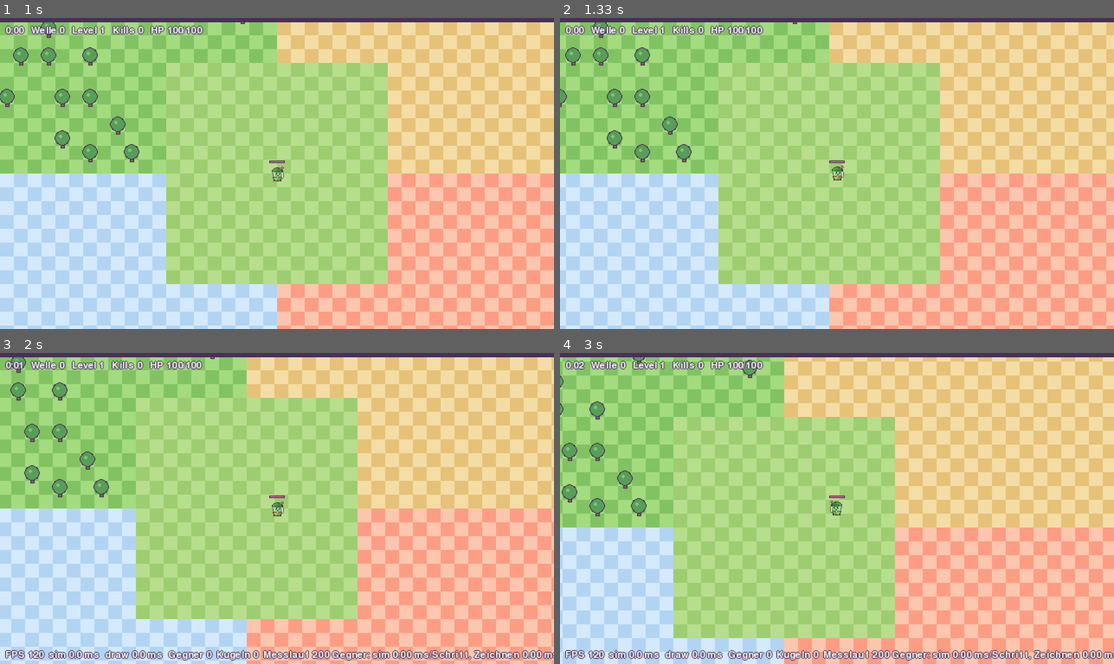
Above: before the commit, frames 1-4 (two rows, left to right).
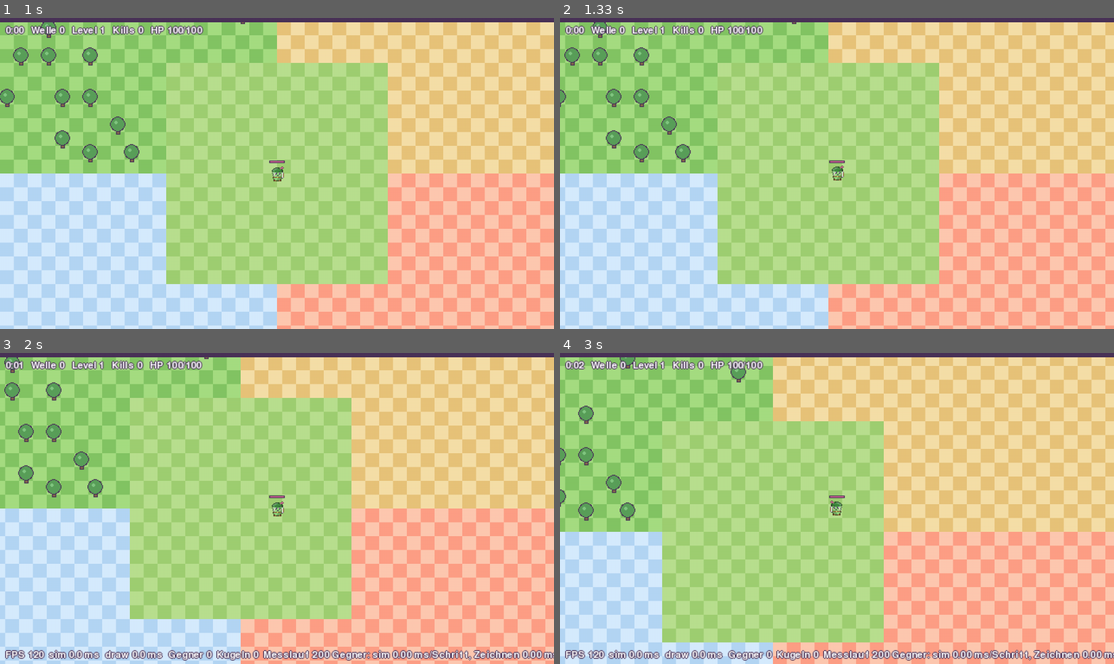
Above: after the commit, the same moments.

Repository: hannes-vnz/last_bean_standing
Game: pygame game, started from src/lastbean/__main__.py
Same seed, same stepped clock (60 frames per second), same inputs: the game is played once before the commit and once after it.
Inputs:
- Up to frame 1 (1 s): type "ann" at 0.33 s; tap Enter at 0.67, 0.88 s
- Up to frame 2 (1.33 s): hold Right from 1.22 s (still down)
- Up to frame 3 (2 s): release Right at 1.68 s; tap F5 at 1.72 s
- Up to frame 4 (3 s): hold Up 2.05-2.35 s; hold Right 2.38-2.85 s; hold Left from 2.88 s (still down)

Frame 1 is identical in both runs. In frame 2, 4.8% of the frame differs, in the area x 0-99%, y 1-100%; in frame 3, 40%; in frame 4, 59%, in the area x 0-100%, y 1-100%.

Commit message:
Paket A: fire while moving, faster progression values, magnet pickup, Fenn's passive and Pfeilhagel

Diff:
--- a/data/balance.json
+++ b/data/balance.json
@@ -22,9 +22,9 @@
   "cap": 1.2
  },
  "xp_to_next": {
-  "base": 12,
-  "linear": 8,
-  "quadratic": 0.5
+  "base": 8,
+  "linear": 5,
+  "quadratic": 0.4
  },
  "elite_every_n_waves": 5,
  "boss_waves": {
@@ -44,7 +44,7 @@
  "tile_px": 32,
  "player_base": {
   "hp": 100,
-  "pickup_radius_px": 70,
+  "pickup_radius_px": 130,
   "i_frames_s": 0.6
  },
  "score": {
--- a/data/characters.json
+++ b/data/characters.json
@@ -5,9 +5,9 @@
   "title": "der Falkenauge",
   "archetype": "Jäger: ausgewogen, durchschlagende Pfeile",
   "hp": 100,
-  "speed": 150,
+  "speed": 180,
   "damage": 12,
-  "attack_rate": 1.6,
+  "attack_rate": 2.0,
   "range": 380,
   "crit_chance": 5,
   "crit_mult": 1.5,
--- a/data/mobs.json
+++ b/data/mobs.json
@@ -31,11 +31,11 @@
   "xp": 0.5,
   "min_time_s": 60,
   "biome_weights": {
-   "forest": 1,
-   "desert": 1,
-   "ice": 1,
-   "lava": 1,
-   "plaza": 1
+   "forest": 0.5,
+   "desert": 0.5,
+   "ice": 0.5,
+   "lava": 0.5,
+   "plaza": 0.5
   },
   "text": "Kommt in Gruppen zu 4, flattert unregelmäßig, sehr schnell.",
   "impl_phase": 1,
--- a/src/lastbean/sim/__init__.py
+++ b/src/lastbean/sim/__init__.py
@@ -11,12 +11,14 @@
     Hazard,
     HazardSpec,
     MobStats,
+    Pickup,
     Player,
     Projectile,
     Stats,
     XpOrb,
 )
 from .events import (
+    AbilityUsed,
     BossKilled,
     BossPhase,
     BossSpawned,
@@ -30,6 +32,7 @@
     Event,
     HazardActivated,
     LevelUp,
+    PickupCollected,
     PlayerDied,
     PlayerHit,
     ProjectileBlocked,
@@ -47,6 +50,9 @@
 from .world import DT, TICK_HZ, PlayerInput, Snapshot, World, WorldConfig
 
 __all__ = [
+    "AbilityUsed",
+    "Pickup",
+    "PickupCollected",
     "RunResult",
     "ScoreRules",
     "compute_score",
--- a/src/lastbean/sim/entities.py
+++ b/src/lastbean/sim/entities.py
@@ -26,6 +26,9 @@
     i_frames_s: float
     pickup_radius: float
     tags: tuple[str, ...] = ()
+    passive: tuple[tuple[str, float, float], ...] = ()  # (stat, value, threshold_px) of the passive ability
+    active_id: str = ""
+    active_cooldown_s: float = 0.0
 
     @classmethod
     def from_content(cls, content, character_id: str) -> CharacterStats:
@@ -45,6 +48,13 @@
             i_frames_s=float(base["i_frames_s"]),
             pickup_radius=float(base["pickup_radius_px"]),
             tags=c.tags,
+            passive=tuple(
+                (e["stat"], float(e.get("value", 0.0)), float(e.get("threshold_px", 0.0)))
+                for e in c.passive.effects
+                if "stat" in e
+            ),
+            active_id=c.active.id,
+            active_cooldown_s=float(c.active.cooldown_s or 0.0),
         )
 
 
@@ -163,6 +173,8 @@
     pickup_radius: float
     regen_per_s: float
     damage_taken_mult: float
+    far_damage_pct: float = 0.0  # extra damage on targets farther than far_threshold
+    far_threshold: float = 0.0
 
 
 @dataclass(slots=True)
@@ -188,6 +200,7 @@
     offer_source: str = ""  # "level" or "chest"
     slow_pct: float = 0.0
     damage_taken: float = 0.0
+    ability_cooldown: float = 0.0
 
     @property
     def max_hp(self) -> float:
@@ -279,6 +292,16 @@
     x: float
     y: float
     value: float
+    magnet_to: int | None = None  # player id once a magnet pulls it
+
+
+@dataclass(slots=True)
+class Pickup:
+    """Something lying on the map that is used up on touch (magnet; later gold, healing, ...)."""
+
+    kind: str
+    x: float
+    y: float
 
 
 @dataclass(slots=True)
--- a/src/lastbean/sim/events.py
+++ b/src/lastbean/sim/events.py
@@ -147,3 +147,17 @@
 @dataclass(frozen=True, slots=True)
 class ChestOpened(Event):
     min_rarity: str
+
+
+@dataclass(frozen=True, slots=True)
+class AbilityUsed(Event):
+    ability: str
+    x: float
+    y: float
+
+
+@dataclass(frozen=True, slots=True)
+class PickupCollected(Event):
+    kind: str
+    x: float
+    y: float
--- a/src/lastbean/sim/tuning.py
+++ b/src/lastbean/sim/tuning.py
@@ -10,6 +10,15 @@
 ORB_SPEED = 420.0  # XP orbs inside the pickup radius fly to the player
 CHEST_PICKUP_RADIUS = 22.0
 EXTRA_ATTACK_DAMAGE = 0.6  # balance.json stat_model
+
+# Pickups (Paket A: magnet; gold and healing follow with Paket C)
+PICKUP_RADIUS = 22.0
+MAGNET_DROP_PCT = 0.5  # chance per normal kill; elites always drop one
+MAGNET_ORB_SPEED = 900.0  # orbs pulled by a magnet fly this fast, from anywhere on the map
+
+# Active abilities (characters.json texts)
+ARROW_STORM_SHOTS = 16  # (text) "16 Pfeile in alle Richtungen (je 60 % Schaden)"
+ARROW_STORM_DAMAGE = 0.6  # (text)
 SPREAD_COS, SPREAD_SIN = 0.9887710779360422, 0.14943813247359922  # cos/sin(0.15 rad) as literals
 
 # Enemy projectiles and hazards
--- a/src/lastbean/sim/upgrades.py
+++ b/src/lastbean/sim/upgrades.py
@@ -61,7 +61,17 @@
 
 
 def derive_stats(base: CharacterStats, mods: dict[str, float]) -> Stats:
-    """Same source adds up, different sources multiply (DESIGN.md section 4, `stat_model`)."""
+    """Same source adds up, different sources multiply (DESIGN.md section 4, `stat_model`).
+
+    The character's passive ability counts as one more source of the same stat keys.
+    """
+    mods = dict(mods)
+    far_pct, far_threshold = 0.0, 0.0
+    for stat, value, threshold in base.passive:
+        if stat == "damage_pct_far":
+            far_pct, far_threshold = far_pct + value, threshold
+        else:
+            mods[stat] = mods.get(stat, 0.0) + value
     pct = lambda key: 1.0 + mods.get(key, 0.0) / 100.0  # noqa: E731
     return Stats(
         max_hp=base.hp + mods.get("max_hp_flat", 0.0),
@@ -76,6 +86,8 @@
         pickup_radius=base.pickup_radius * pct("pickup_radius_pct"),
         regen_per_s=mods.get("regen_per_s", 0.0),
         damage_taken_mult=max(0.1, pct("damage_taken_pct")),
+        far_damage_pct=far_pct,
+        far_threshold=far_threshold,
     )
 
 
--- a/src/lastbean/sim/world.py
+++ b/src/lastbean/sim/world.py
@@ -19,7 +19,7 @@
 from typing import NamedTuple
 
 from .arena import Obstacle, ObstacleMap, obstacles_from_content
-from .enemies import BEHAVIORS, BOSS_BEHAVIORS, apply_affixes, damage_enemy, tick_affixes
+from .enemies import BEHAVIORS, BOSS_BEHAVIORS, COMPASS_16, apply_affixes, damage_enemy, tick_affixes
 from .entities import (
     BossStats,
     CharacterStats,
@@ -30,11 +30,13 @@
     Hazard,
     HazardSpec,
     MobStats,
+    Pickup,
     Player,
     Projectile,
     XpOrb,
 )
 from .events import (
+    AbilityUsed,
     BossKilled,
     BossSpawned,
     ChestDropped,
@@ -46,6 +48,7 @@
     Event,
     HazardActivated,
     LevelUp,
+    PickupCollected,
     PlayerDied,
     PlayerHit,
     ProjectileBlocked,
@@ -60,11 +63,16 @@
 from .score import RunResult, ScoreRules, compute_score
 from .spatial import SpatialHash
 from .tuning import (
+    ARROW_STORM_DAMAGE,
+    ARROW_STORM_SHOTS,
     BOSS_MIN_SPAWN_DISTANCE,
     CHEST_PICKUP_RADIUS,
     ENEMY_SHOT_RADIUS,
     EXTRA_ATTACK_DAMAGE,
+    MAGNET_DROP_PCT,
+    MAGNET_ORB_SPEED,
     ORB_SPEED,
+    PICKUP_RADIUS,
     PLAYER_RADIUS,
     PROJECTILE_RADIUS,
     SPREAD_COS,
@@ -91,12 +99,14 @@
     """Input of one player for one tick. move_x/move_y are each -1, 0 or 1.
 
     `choice` picks an offered upgrade card (0-based index); ignored when nothing is offered.
+    `ability` triggers the character's active ability when it is ready.
     """
 
     player_id: int
     move_x: int = 0
     move_y: int = 0
     choice: int | None = None
+    ability: bool = False
 
 
 @dataclass(frozen=True, slots=True)
@@ -186,6 +196,7 @@
     upgrades: tuple[tuple[str, int], ...]
     offer_source: str
     slowed: bool
+    ability_ready: float = 1.0  # 0 right after use, 1 when ready again
 
 
 class EnemyView(NamedTuple):
@@ -254,6 +265,7 @@
     hazards: tuple[HazardView, ...] = ()
     chests: tuple[tuple[float, float], ...] = ()
     boss_bar: BossBar | None = None
+    pickups: tuple[tuple[str, float, float], ...] = ()
 
 
 @dataclass
@@ -271,6 +283,7 @@
     hazards: list[Hazard] = field(default_factory=list)
     orbs: list[XpOrb] = field(default_factory=list)
     chests: list[Chest] = field(default_factory=list)
+    pickups: list[Pickup] = field(default_factory=list)
     rng: Rng = field(init=False)
 
     def __post_init__(self) -> None:
@@ -333,6 +346,7 @@
             return events
 
         self._move_players(inputs)
+        self._use_abilities(inputs, events)
         self._spawn(events)
         self._spawn_bosses(events)
         self._rebuild_grid()
@@ -428,6 +442,29 @@
                 p.i_frames = max(0.0, p.i_frames - DT)
             if p.stats.regen_per_s:
                 p.hp = min(p.stats.max_hp, p.hp + p.stats.regen_per_s * DT)
+
+    def _use_abilities(self, inputs: dict[int, PlayerInput], events: list[Event]) -> None:
+        ch = self.config.character
+        for p in self.players:
+            if not p.alive:
+                continue
+            if p.ability_cooldown > 0:
+                p.ability_cooldown = max(0.0, p.ability_cooldown - DT)
+            inp = inputs.get(p.player_id)
+            if not inp or not inp.ability or p.ability_cooldown > 0 or ch.active_id not in ABILITIES:
+                continue
+            p.ability_cooldown = ch.active_cooldown_s
+            ABILITIES[ch.active_id](self, p, events)
+            events.append(AbilityUsed(self.tick, p.player_id, ch.active_id, p.x, p.y))
+
+    def _arrow_storm(self, p: Player, events: list[Event]) -> None:
+        """Fenn's "Pfeilhagel": arrows in all directions at 60 % damage."""
+        s = p.stats
+        life = max(1, int(s.range / self.config.character.projectile_speed * TICK_HZ + 0.5))
+        step = len(COMPASS_16) // ARROW_STORM_SHOTS if len(COMPASS_16) >= ARROW_STORM_SHOTS else 1
+        for k in range(ARROW_STORM_SHOTS):
+            dx, dy = COMPASS_16[(k * step) % len(COMPASS_16)]
+            self._fire(p, dx, dy, s.damage * ARROW_STORM_DAMAGE, life, events)
 
     def _hurt(self, p: Player, damage: float, events: list[Event], use_i_frames: bool = True) -> None:
         """Damage a player. Hits respect and start i-frames; damage over time does not."""
@@ -648,6 +685,8 @@
         events.append(EnemyKilled(self.tick, killer, e.eid, e.kind, e.x, e.y))
         if e.xp > 0:
             self.orbs.append(XpOrb(e.x, e.y, e.xp * self.reward_mult))
+        if e.elite or (not e.boss and self.rng.random() * 100.0 < MAGNET_DROP_PCT):
+            self.pickups.append(Pickup("magnet", e.x, e.y))
         for p in self.players:
             if p.player_id == killer:
                 p.kills += 1
@@ -676,8 +715,8 @@
             p.shot_cooldown -= DT
             if p.shot_cooldown > 0:
                 continue
-            # Stop-and-shoot: moving interrupts the attack; it fires as soon as you stand.
-            target, best = self._pick_target(p) if p.standing else (None, 0.0)
+            # Auto-fire at the nearest visible enemy, also while moving (decided 28.10.2026).
+            target, best = self._pick_target(p)
             if target is None:
                 p.shot_cooldown = 0.0
                 continue
@@ -685,16 +724,19 @@
             d = math.sqrt(best) or 1.0
             dx, dy = (target.x - p.x) / d, (target.y - p.y) / d
             life = max(1, int(s.range / ch.projectile_speed * TICK_HZ + 0.5))
-            self._fire(p, dx, dy, s.damage, life, events)
+            damage = s.damage
+            if s.far_damage_pct and d > s.far_threshold:  # e.g. Fenn's passive "Weitblick"
+                damage *= 1.0 + s.far_damage_pct / 100.0
+            self._fire(p, dx, dy, damage, life, events)
             # Extra attacks fan out alternately left and right of the main shot.
             lx, ly, rx, ry = dx, dy, dx, dy
             for k in range(s.extra_attacks):
                 if k % 2 == 0:
                     lx, ly = lx * SPREAD_COS - ly * SPREAD_SIN, lx * SPREAD_SIN + ly * SPREAD_COS
-                    self._fire(p, lx, ly, s.damage * EXTRA_ATTACK_DAMAGE, life, events)
+                    self._fire(p, lx, ly, damage * EXTRA_ATTACK_DAMAGE, life, events)
                 else:
                     rx, ry = rx * SPREAD_COS + ry * SPREAD_SIN, -rx * SPREAD_SIN + ry * SPREAD_COS
-                    self._fire(p, rx, ry, s.damage * EXTRA_ATTACK_DAMAGE, life, events)
+                    self._fire(p, rx, ry, damage * EXTRA_ATTACK_DAMAGE, life, events)
 
     def _pick_target(self, p: Player) -> tuple[Enemy | None, float]:
         """Nearest enemy in range with a free line of fire (trees give cover)."""
@@ -838,19 +880,37 @@
                 events.append(ChestOpened(self.tick, owner.player_id, c.min_rarity))
                 self._offer(owner, events)
             self.chests = remaining_chests
+        if self.pickups:
+            remaining_pickups = []
+            for k in self.pickups:
+                r2 = (PICKUP_RADIUS + PLAYER_RADIUS) ** 2
+                owner = next((p for p in alive if (p.x - k.x) ** 2 + (p.y - k.y) ** 2 <= r2), None)
+                if owner is None:
+                    remaining_pickups.append(k)
+                    continue
+                events.append(PickupCollected(self.tick, owner.player_id, k.kind, k.x, k.y))
+                if k.kind == "magnet":
+                    for o in self.orbs:
+                        o.magnet_to = owner.player_id
+            self.pickups = remaining_pickups
         if not self.orbs:
             return
-        step = ORB_SPEED * DT
         remaining: list[XpOrb] = []
+        by_id = {p.player_id: p for p in alive}
         for o in self.orbs:
             owner, best = None, math.inf
-            for p in alive:
-                d2 = (p.x - o.x) ** 2 + (p.y - o.y) ** 2
-                if d2 <= p.stats.pickup_radius * p.stats.pickup_radius and d2 < best:
-                    owner, best = p, d2
+            magnet = by_id.get(o.magnet_to) if o.magnet_to is not None else None
+            if magnet is not None:
+                owner, best = magnet, (magnet.x - o.x) ** 2 + (magnet.y - o.y) ** 2
+            else:
+                for p in alive:
+                    d2 = (p.x - o.x) ** 2 + (p.y - o.y) ** 2
+                    if d2 <= p.stats.pickup_radius * p.stats.pickup_radius and d2 < best:
+                        owner, best = p, d2
             if owner is None:
                 remaining.append(o)
                 continue
+            step = (MAGNET_ORB_SPEED if magnet is not None else ORB_SPEED) * DT
             d = math.sqrt(best)
             if d <= PLAYER_RADIUS + step:
                 self._gain_xp(owner, o.value, events)
@@ -899,6 +959,7 @@
 
     def snapshot(self) -> Snapshot:
         sc = self.config.scaling
+        ch = self.config.character
         boss = next((e for e in self.enemies if e.boss), None)
         return Snapshot(
             tick=self.tick,
@@ -927,6 +988,7 @@
                     tuple(p.upgrades.items()),
                     p.offer_source,
                     p.slow_pct > 0,
+                    1.0 - p.ability_cooldown / ch.active_cooldown_s if ch.active_cooldown_s else 1.0,
                 )
                 for p in self.players
             ),
@@ -949,6 +1011,7 @@
             enemy_shots=tuple(EnemyShotView(s.x, s.y, s.lobbed, s.tx, s.ty) for s in self.enemy_shots),
             hazards=tuple(HazardView(h.spec.kind, h.x, h.y, h.spec.radius, h.delay <= 0) for h in self.hazards),
             chests=tuple((c.x, c.y) for c in self.chests),
+            pickups=tuple((k.kind, k.x, k.y) for k in self.pickups),
             boss_bar=BossBar(boss.boss, boss.hp / boss.max_hp, boss.phase) if boss else None,
         )
 
@@ -980,7 +1043,14 @@
             h.update(struct.pack("<3d", o.x, o.y, o.value))
         for c in self.chests:
             h.update(struct.pack("<2d", c.x, c.y))
+        for k in self.pickups:
+            h.update(k.kind.encode() + struct.pack("<2d", k.x, k.y))
+        h.update(struct.pack(f"<{len(self.players)}d", *(p.ability_cooldown for p in self.players)))
+        h.update(repr([o.magnet_to for o in self.orbs]).encode())
         return h.hexdigest()
+
+
+ABILITIES = {"arrow_storm": World._arrow_storm}
 
 
 def _sign(v: int) -> int:
--- a/tests/test_upgrades.py
+++ b/tests/test_upgrades.py
@@ -57,16 +57,16 @@
     assert roll_offer(rng, list(cfg.upgrades), maxed, cfg.rarity_weights, 3) == ("magnet",)
 
 
-def test_moving_interrupts_shooting(make_config):
+def test_fires_while_moving(make_config):
+    """Decided 28.10.2026: auto-fire also while walking (stop-and-shoot was dropped)."""
     w = World(1, make_config(enemy_target=0, mob={"speed": 0.0}))
     p = w.players[0]
     m = w.config.mobs[0]
     w.enemies.append(Enemy(0, m.id, p.x + 200, p.y, 1e9, 1e9, 0.0, m.damage, m.radius))
     w._next_eid = 1
     moving = [e for _ in range(2 * TICK_HZ) for e in w.step([PlayerInput(0, 0, 1)])]
-    assert not any(isinstance(e, ShotFired) for e in moving)
-    standing = w.step([PlayerInput(0)])
-    assert any(isinstance(e, ShotFired) for e in standing)  # fires the moment you stop
+    shots = sum(isinstance(e, ShotFired) for e in moving)
+    assert abs(shots - 2 * w.config.character.attack_rate) <= 1
 
 
 def test_level_up_pauses_and_choice_applies(make_config):
--- a/tests/test_waves.py
+++ b/tests/test_waves.py
@@ -19,7 +19,7 @@
     assert sc.hp_mult(0) == 1.0 and round(sc.hp_mult(5), 1) == 1.8 and round(sc.hp_mult(10), 1) == 3.2
     assert round(sc.damage_mult(10), 1) == 1.9
     assert sc.speed_mult(5) == pytest.approx(1.05) and sc.speed_mult(60) == 1.2
-    assert sc.xp_needed(1) == 12 + 8 + 0.5
+    assert sc.xp_needed(1) == pytest.approx(8 + 5 + 0.4)  # flatter curve since 28.10.2026
 
 
 def spawned_costs(world: World, ticks: int) -> float:
--- a/tools/build_content.py
+++ b/tools/build_content.py
@@ -18,10 +18,10 @@
     "hp_mult": {"linear": 0.10, "quadratic": 0.012},                     # 1 + a*m + b*m^2, m = Minuten
     "damage_mult": {"linear": 0.05, "quadratic": 0.004},
     "speed_mult": {"linear": 0.01, "cap": 1.2},
-    "xp_to_next": {"base": 12, "linear": 8, "quadratic": 0.5},           # Level L -> L+1
+    "xp_to_next": {"base": 8, "linear": 5, "quadratic": 0.4},            # Level L -> L+1 (flacher seit 28.10.2026)
     "elite_every_n_waves": 5, "boss_waves": {"10": "ildra", "15": "skarra", "20": "kalthorn", "30": "ignarok"},
     "spawn_distance_px": [520, 700], "arena_tiles": [60, 60], "tile_px": 32,
-    "player_base": {"hp": 100, "pickup_radius_px": 70, "i_frames_s": 0.6},
+    "player_base": {"hp": 100, "pickup_radius_px": 130, "i_frames_s": 0.6},
     "score": {"per_second": 2, "per_kill": 5, "per_level": 20, "per_boss": 500, "victory_bonus": 20000, "swarm_per_10s": 1000},
     "rarity_weights": {"common": 60, "uncommon": 25, "rare": 10, "epic": 4, "legendary": 1},
     "luck_shift_per_point": 0.4, "level_up_choices": 3, "elite_chest_min_rarity": "rare",
@@ -45,7 +45,7 @@
                 tags=tags, unlock_challenge=unlock, impl_phase=phase, skins=skins)
 
 CHARACTERS = [
- ch("ranger", "Fenn", "der Falkenauge", "Jäger: ausgewogen, durchschlagende Pfeile", 100, 150, 12, 1.6, 380, 5,
+ ch("ranger", "Fenn", "der Falkenauge", "Jäger: ausgewogen, durchschlagende Pfeile", 100, 180, 12, 2.0, 380, 5,
     dict(type="projectile", pattern="single", projectile_speed=640, pierce=1, aoe_radius=0, text="Ein Pfeil, durchschlägt 1 Gegner."),
     dict(id="far_sight", name="Weitblick", text="+12 % Reichweite. +8 % Schaden auf Ziele über 250 px.", effects=[dict(stat="range_pct", value=12), dict(stat="damage_pct_far", value=8, threshold_px=250)]),
     dict(id="arrow_storm", name="Pfeilhagel", cooldown_s=18, text="16 Pfeile in alle Richtungen (je 60 % Schaden)."),
@@ -185,7 +185,7 @@
 ALL = dict(forest=1, desert=1, ice=1, lava=1, plaza=1)
 MOBS = [
  mob("slimeling", "Schleimling", "chaser", 12, 62, 5, 1, 1, 0, ALL, "Läuft geradeaus auf dich zu. Der Standardgegner.", 1, radius=12),
- mob("batswarm", "Fledermaus", "swarm", 5, 120, 3, 0.5, 0.5, 60, ALL, "Kommt in Gruppen zu 4, flattert unregelmäßig, sehr schnell.", 1, radius=9, group_size=4),
+ mob("batswarm", "Fledermaus", "swarm", 5, 120, 3, 0.5, 0.5, 60, {b: 0.5 for b in ALL}, "Kommt in Gruppen zu 4, flattert unregelmäßig, sehr schnell.", 1, radius=9, group_size=4),
  mob("rootguard", "Wurzelwächter", "chaser_tank", 55, 38, 10, 4, 4, 90, dict(forest=1, plaza=0.3, desert=0.2, ice=0.2, lava=0.2), "Langsam und zäh, kaum Rückstoß.", 1, radius=18, knockback_resist=0.8),
  mob("sporeshooter", "Sporenschütze", "ranged_lobbed", 16, 45, 4, 3, 3, 120, dict(forest=1, plaza=0.3, desert=0.2, ice=0.2, lava=0.2), "Hält 260 px Abstand und wirft Sporen, die eine Giftpfütze (4 Schaden/s, 3 s) hinterlassen.", 1, radius=12, keep_distance_px=260, shot_interval_s=2.4),
  mob("sandspitter", "Sandspeier", "ranged_direct", 14, 55, 7, 2, 2, 100, dict(desert=1, plaza=0.3, forest=0.2, ice=0.2, lava=0.2), "Hält 300 px Abstand und schießt gerade Sandgeschosse (Tempo 260).", 2, radius=12, keep_distance_px=300, shot_interval_s=1.8, projectile_speed=260),
Not shown, changed: docs/CONTENT.md
